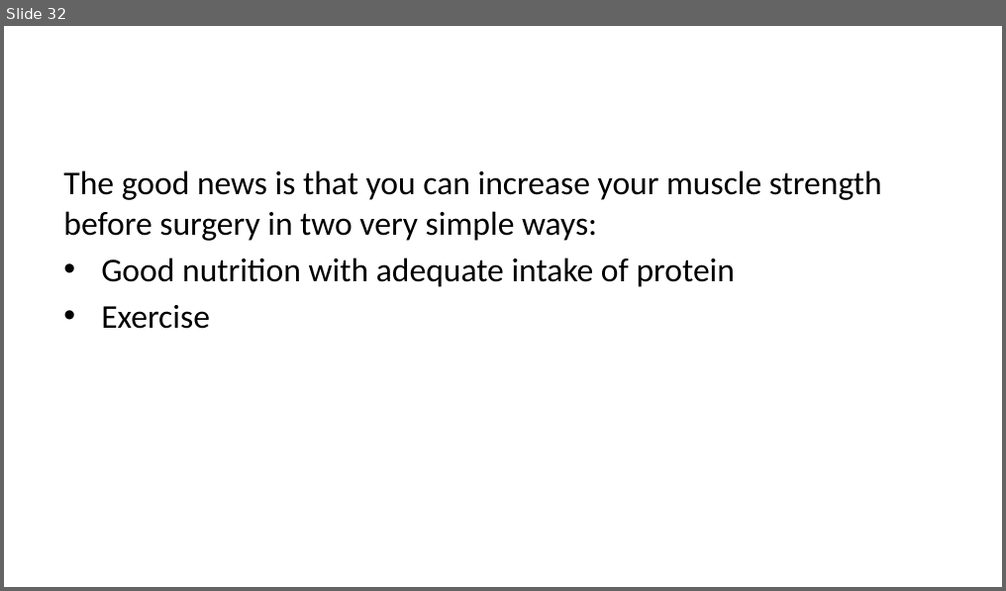
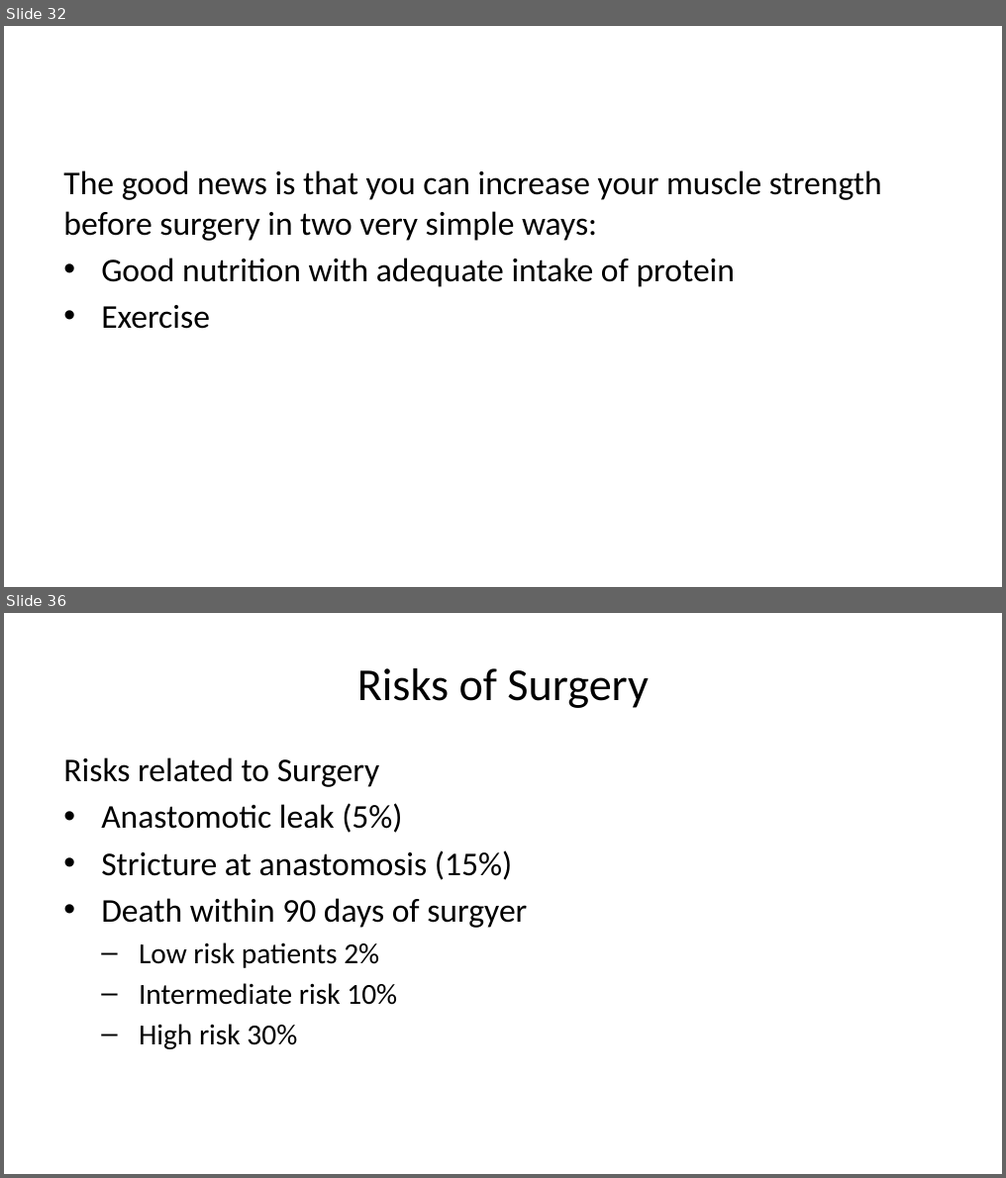
Before and after one commit to jcsalo/patient_education, a slide deck: lci_surgery.pptx. Shown one above the other, each under a label of ours: slide 32 before the commit, slides 32 and 36 after it; the slides between them are not shown. The pictures are 1006x591 and 1006x1178 pixels, drawn with LibreOffice and Linux fonts; fonts in the diff are those of the drawing. Boxes give left, top, right and bottom in pixels: in the first picture for what was removed or moved away, otherwise in the second. Text is boxed around its words. In the diff, an @@ line names an element or a change of style, - is before the commit and + after.

```diff
--- a/lci_surgery.pptx
+++ b/lci_surgery.pptx
@@ slide 36 added at [4,613,1002,1174], background #FFFFFF @@
@@ title added at [357,668,648,708], 33 pt, text #000000 @@
+Risks of Surgery
@@ text added at [63,758,527,1050], 24 pt, text #000000 @@
+Risks related to Surgery
+• Anastomotic leak (5%)
+• Stricture at anastomosis (15%)
+• Death within 90 days of surgyer
+  – Low risk patients 2%
+  – Intermediate risk 10%
+  – High risk 30%
```
Also in this commit, not shown: 1 slide changed, 9 other slides added, 3 slides removed, 34 other files.
